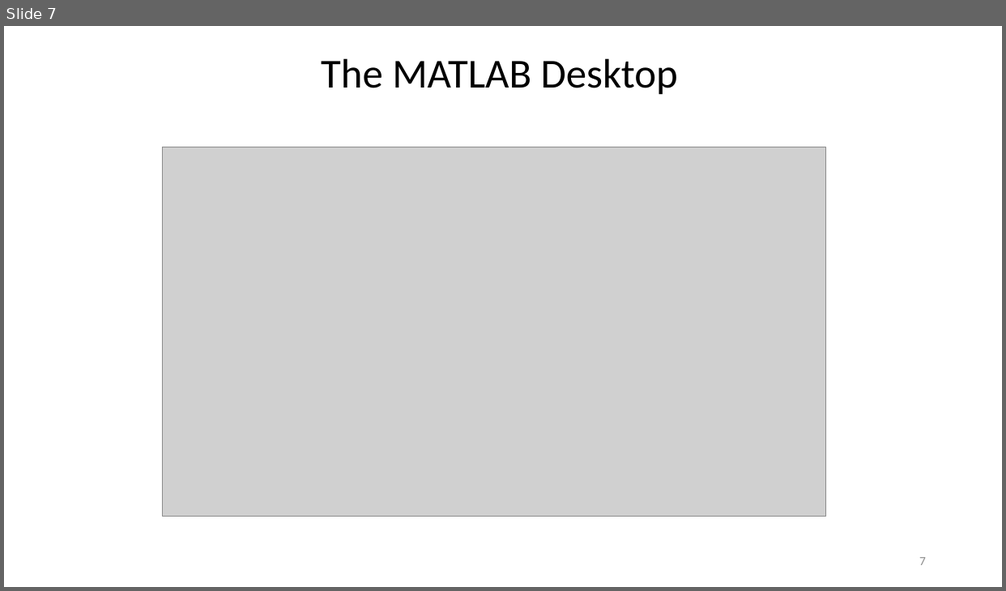
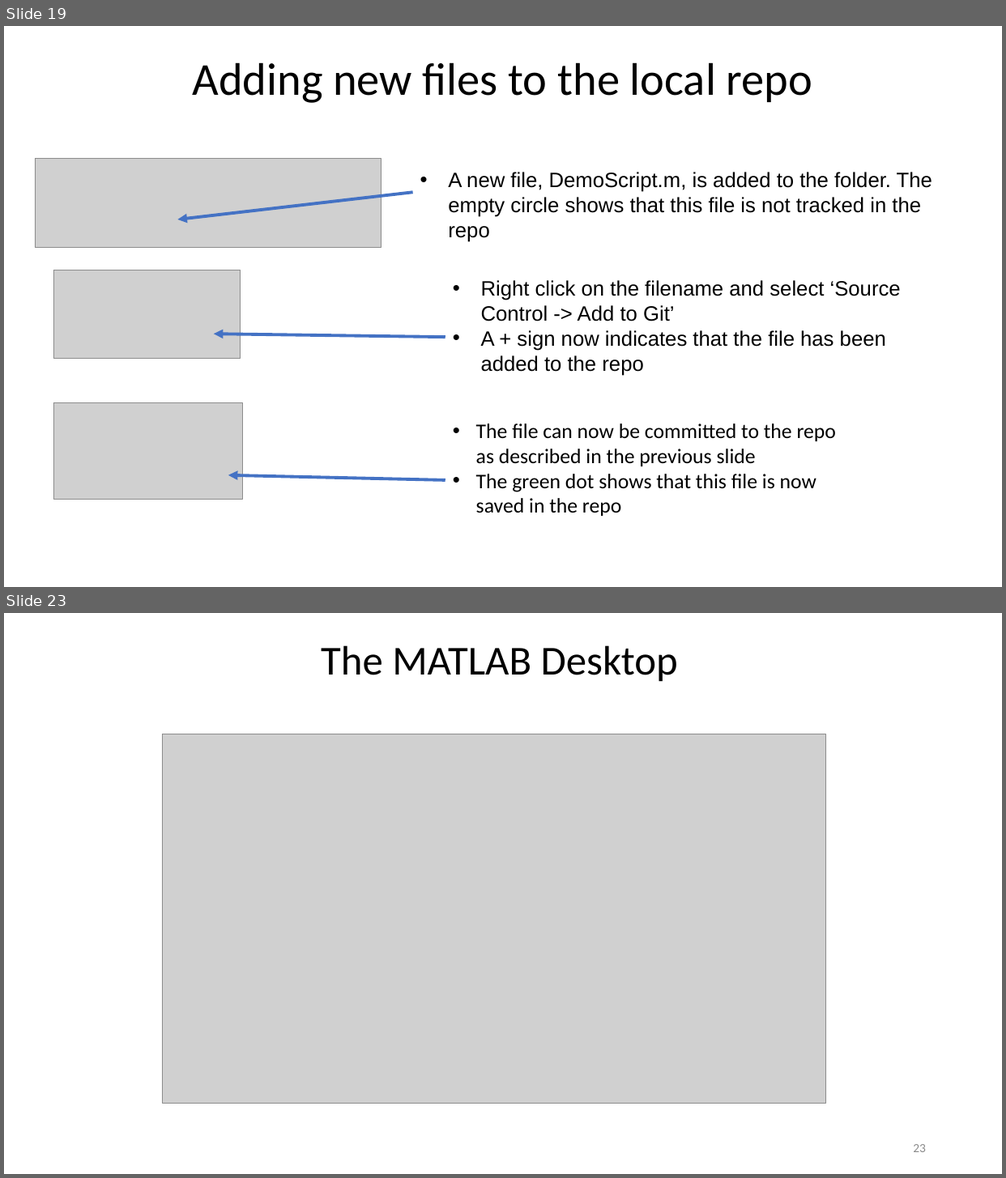
Before and after one commit to louisepb/Nottingham_Workshop, a slide deck: InstructorMaterials/Best Practices for Software Development using MATLAB.pptx. Shown one above the other, each under a label of ours: slide 7 before the commit, slides 19 and 23 after it; the slides between them are not shown. The pictures are 1006x591 and 1006x1178 pixels, drawn with LibreOffice and Linux fonts; fonts in the diff are those of the drawing; grey boxes stand for pictures. Boxes give left, top, right and bottom in pixels: in the first picture for what was removed or moved away, otherwise in the second. Text is boxed around its words. In the diff, an @@ line names an element or a change of style, - is before the commit and + after.

```diff
--- a/InstructorMaterials/Best Practices for Software Development using MATLAB.pptx
+++ b/InstructorMaterials/Best Practices for Software Development using MATLAB.pptx
@@ slide 19 added at [4,26,1002,587], background #FFFFFF @@
@@ title added at [193,62,812,103], 44 pt, text #000000 @@
+Adding new files to the local repo
@@ picture added at [36,159,381,247] @@
@@ arrow added from (413, 192) to (177, 220), #4472C4 3 pt @@
@@ text added at [448,172,932,217], 20 pt, text #000000 @@
+• A new file, DemoScript.m, is added to the folder. The empty circle shows that this file is not tracked in the repo
@@ picture added at [54,270,241,358] @@
@@ text added at [481,280,901,376], 20 pt, text #000000 @@
+• Right click on the filename and select ‘Source Control -> Add to Git’
+• A + sign now indicates that the file has been added to the repo
@@ arrow added from (445, 337) to (214, 334), #4472C4 3 pt @@
@@ picture added at [54,403,243,499] @@
@@ text added at [476,424,836,516], 20 pt, text #000000 @@
+• The file can now be committed to the repo as described in the previous slide
+• The green dot shows that this file is now saved in the repo
@@ arrow added from (445, 480) to (228, 476), #4472C4 3 pt @@
@@ what was slide 7 is now slide 23 @@
@@ page number at [913,1144,926,1152]: text changed @@
-7
+23
```
Also in this commit, not shown: 3 slides changed, 17 other slides added, 2 slides removed, 2 other files.
